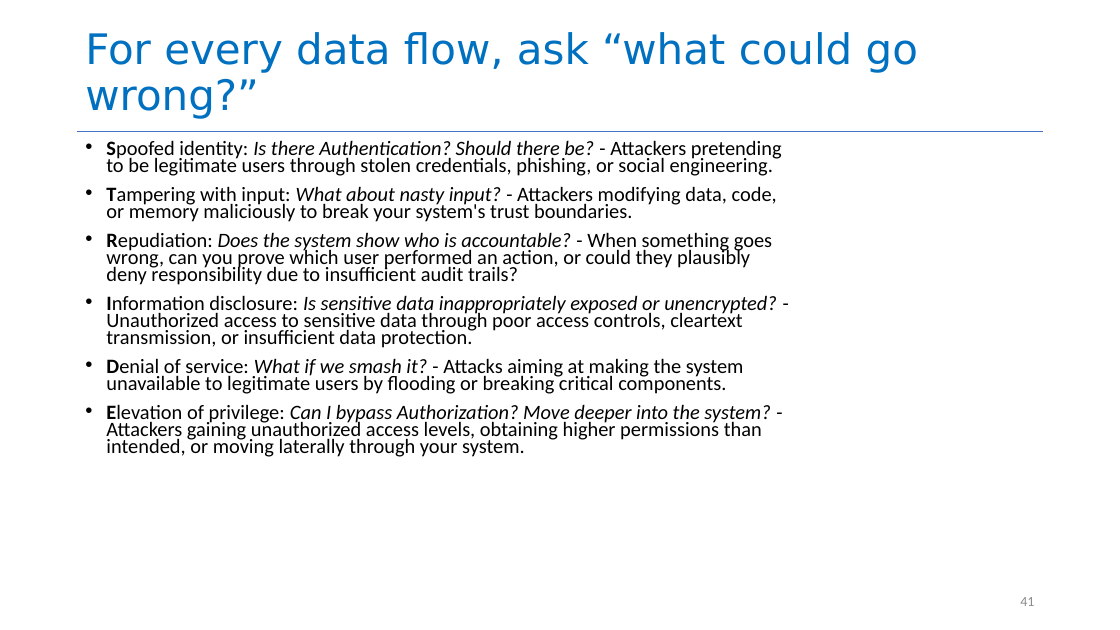
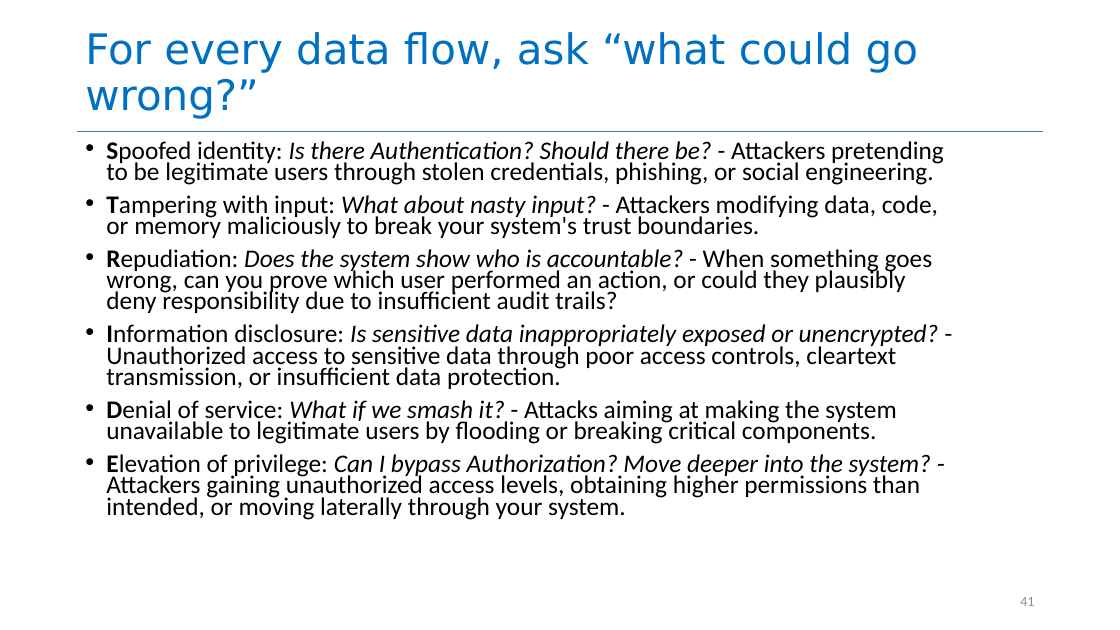
Before and after one commit to SalehKhatri/CS4530-Fall-2026, a slide deck: slide 41 of Slides/Module 13 Security.pptx. Drawn at 1120x630 pixels with LibreOffice and Linux fonts; fonts in the diff are those of the drawing. Boxes give left, top, right and bottom in pixels: in the first picture for what was removed or moved away, otherwise in the second. Text is boxed around its words. In the diff, an @@ line names an element or a change of style, - is before the commit and + after.

```diff
--- a/Slides/Module 13 Security.pptx
+++ b/Slides/Module 13 Security.pptx
@@ text "Spoofed identity: Is there Authentication? ..." at bbox=[106, 141, 944, 520]: size 17.5 to 21.7 pt @@
```
Also in this commit, not shown: 1 slide removed, 1 other file.
